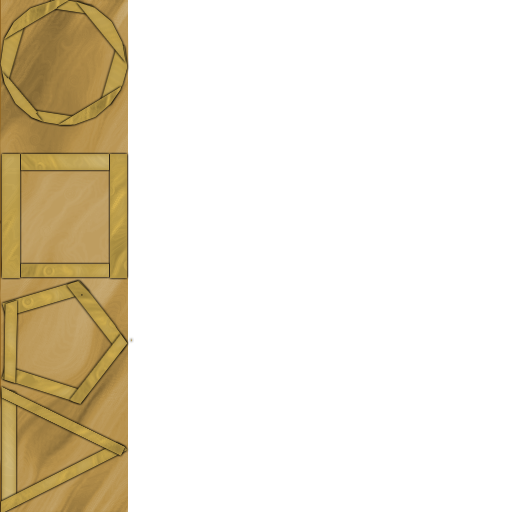
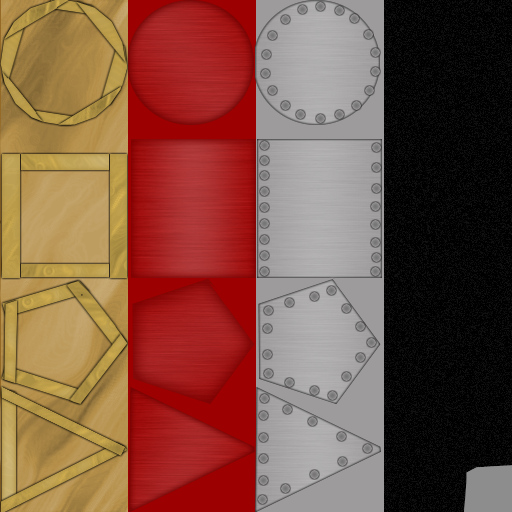
Comparing the layer stacks of the two (512, 512) images. Changes:
added group "carbon" with 1 layers above "alu" over left=384, top=0, right=512, bottom=512
added layer "Layer 24" in group "carbon" over left=384, top=0, right=512, bottom=512
added group "alu" with 4 layers above "steel" over left=255, top=0, right=384, bottom=512
added layer "bolts" in group "alu" over left=258, top=2, right=381, bottom=504
added layer "Layer 23" in group "alu" over left=255, top=0, right=382, bottom=512
added layer "Layer 21" in group "alu" over left=256, top=0, right=384, bottom=512
added group "steel" with 6 layers above "wood" over left=128, top=0, right=256, bottom=512
added layer "Layer 18" in group "steel" over left=131, top=139, right=256, bottom=278
added layer "Layer 19" in group "steel" over left=128, top=0, right=254, bottom=125
added layer "Layer 20" in group "steel" over left=132, top=278, right=255, bottom=404
added layer "Layer 17" in group "steel" over left=129, top=386, right=255, bottom=512
added layer "Layer 14" in group "steel" over left=128, top=0, right=256, bottom=512
painted on "Layer 13" over left=8, top=77, right=40, bottom=118
painted on "Layer 1" over left=464, top=465, right=512, bottom=512
